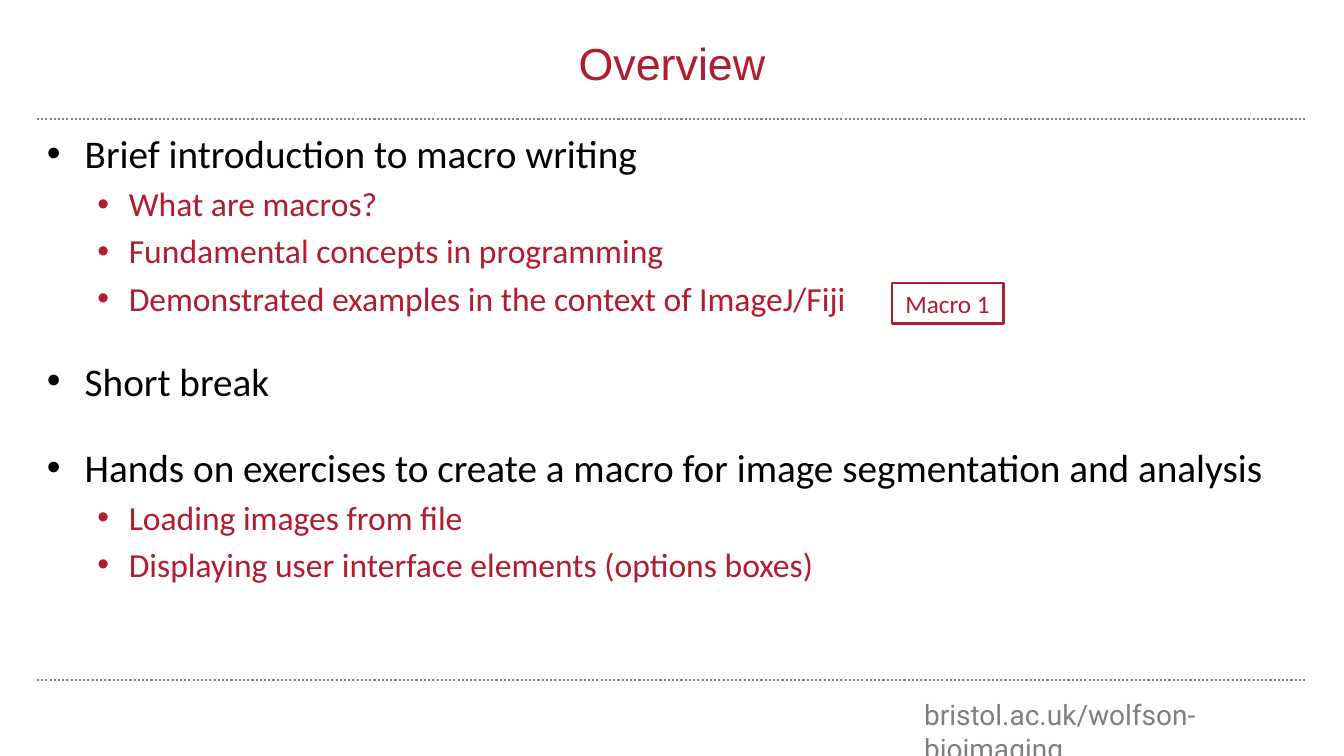
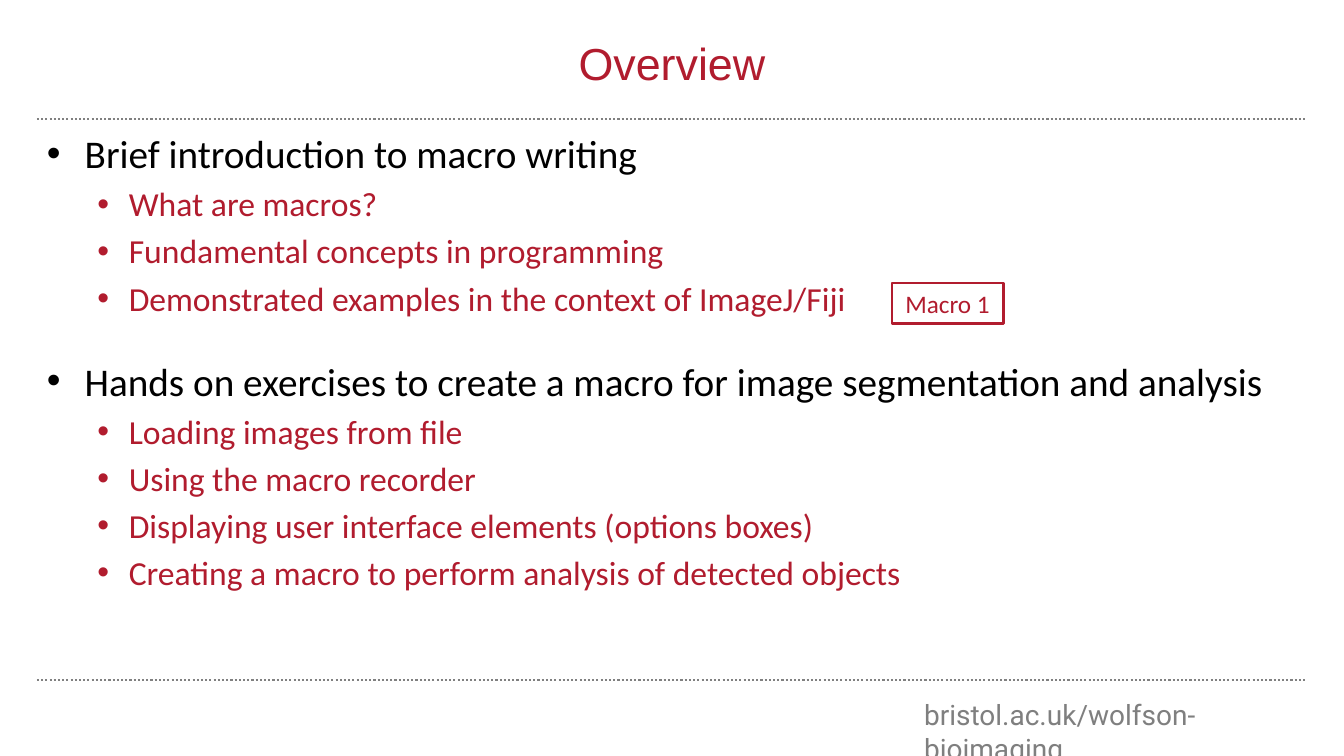
Before and after one commit to wbif-bristol/ImageJ-Fiji-Level-2-course, a slide deck: slide 2 of ImageJ_FIJI_Macro_Course_Lecture.pptx. Drawn at 1344x756 pixels with LibreOffice and Linux fonts; fonts in the diff are those of the drawing; background and template pictures are left out. Boxes give left, top, right and bottom in pixels: in the first picture for what was removed or moved away, otherwise in the second. Text is boxed around its words. In the diff, an @@ line names an element or a change of style, - is before the commit and + after.

```diff
--- a/ImageJ_FIJI_Macro_Course_Lecture.pptx
+++ b/ImageJ_FIJI_Macro_Course_Lecture.pptx
@@ text at bbox=[85, 368, 269, 397]: paragraph removed @@
-• Short break
@@ text at bbox=[129, 467, 476, 497]: paragraph added @@
+  • Using the macro recorder
@@ text at bbox=[129, 561, 901, 591]: paragraph added @@
+  • Creating a macro to perform analysis of detected objects
```
Also in this commit, not shown: 2 other slides changed, 1 slide added.
